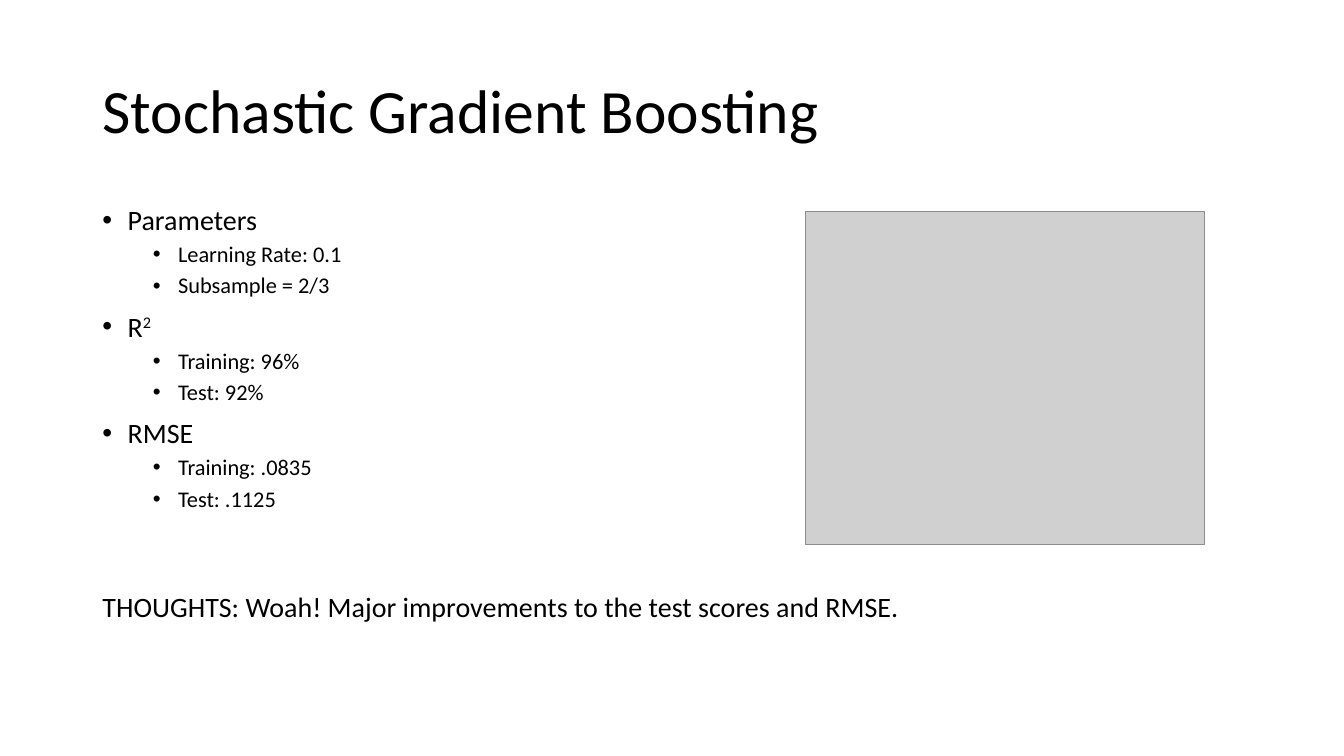
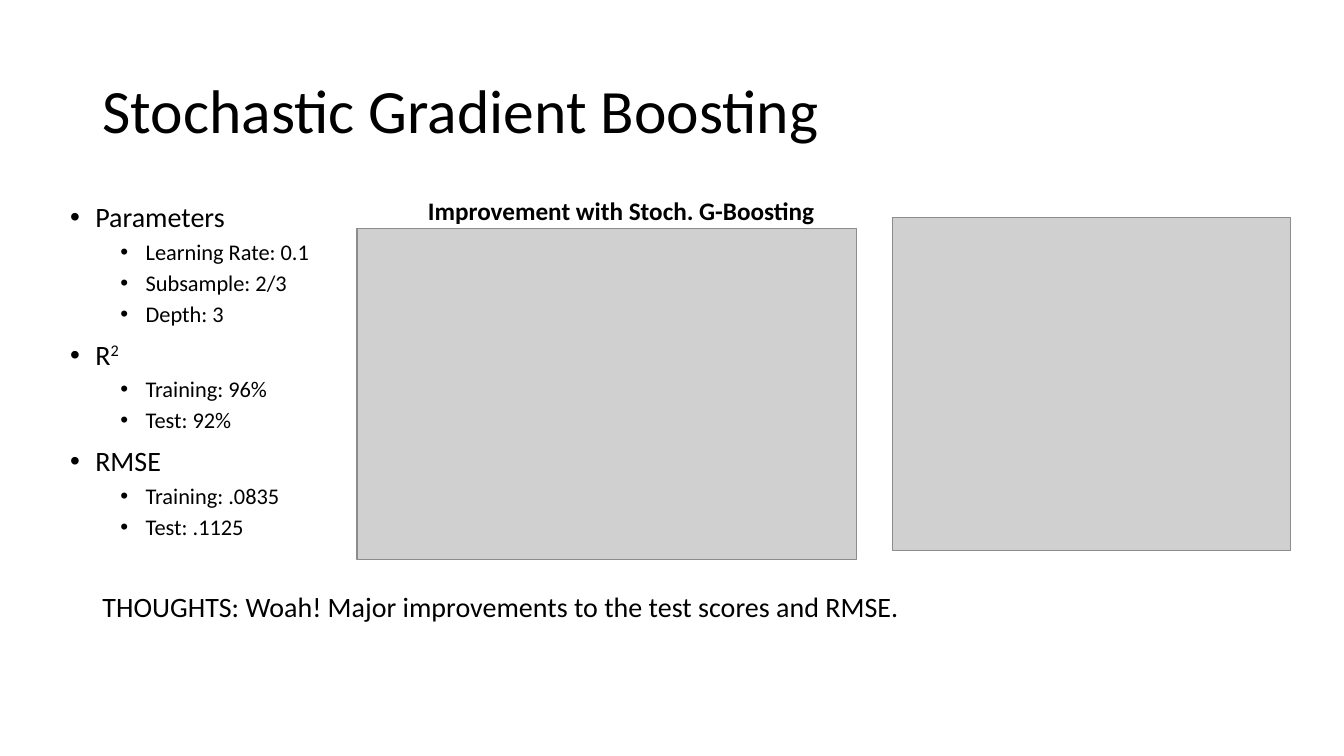
Before and after one commit to reflexiveprophecy/Kaggle_Predict_Ames_Iowa_Housing_Prices, a slide deck: slide 9 of Tree Based Models.pptx. Drawn at 1344x756 pixels with LibreOffice and Linux fonts; fonts in the diff are those of the drawing; grey boxes stand for pictures. Boxes give left, top, right and bottom in pixels: in the first picture for what was removed or moved away, otherwise in the second. Text is boxed around its words. In the diff, an @@ line names an element or a change of style, - is before the commit and + after.

```diff
--- a/Tree Based Models.pptx
+++ b/Tree Based Models.pptx
@@ text "Parameters": place and size @@
-text "Parameters" at <box>128,212,341,507</box>
+text "Parameters" at <box>95,209,309,535</box>
@@ text added at <box>428,202,814,225</box>, 18 pt, text #000000, bold @@
+Improvement with Stoch. G-Boosting
@@ picture added at <box>357,228,856,559</box> @@
@@ picture: place and size @@
-picture at <box>806,212,1205,544</box>
+picture at <box>892,218,1292,551</box>
@@ text at <box>146,275,286,326</box>: text changed @@
-  • Subsample = 2/3
+  • Subsample: 2/3
+  • Depth: 3
```
Also in this commit, not shown: 6 other slides changed, 2 other files.
